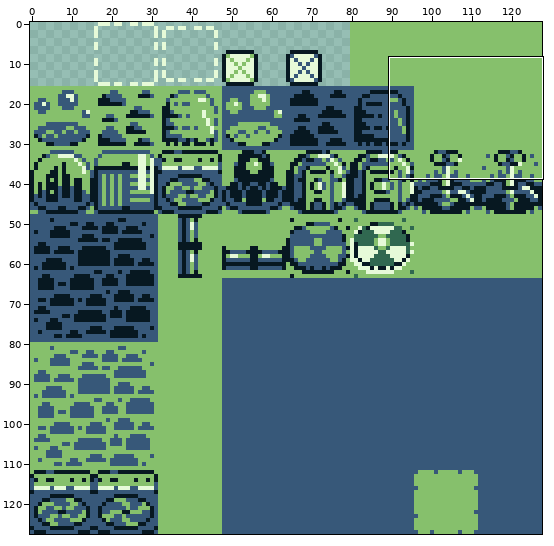
File history of a sprite sheet, map/tileset.png. Above, an overview of the earlier version with the close-up marked.
Close-up. Old version:
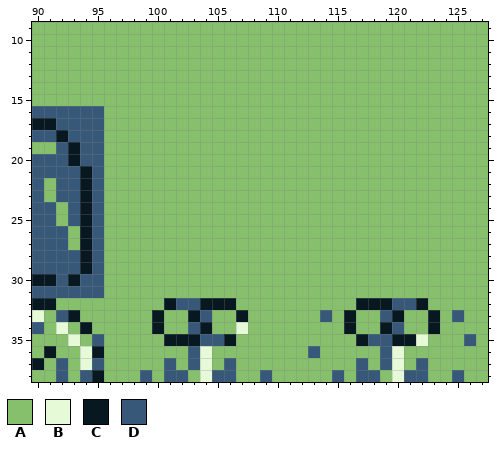
The file is 128x128 pixels. Shown: x 90..127, y 9..38.
Palette (. is transparent): A #86c06c  B #e6fad8  C #071821  D #375879
Pixels before, first column x 90:
 9 AAAAAAAAAAAAAAAAAAAAAAAAAAAAAAAAAAAAAA
10 AAAAAAAAAAAAAAAAAAAAAAAAAAAAAAAAAAAAAA
11 AAAAAAAAAAAAAAAAAAAAAAAAAAAAAAAAAAAAAA
12 AAAAAAAAAAAAAAAAAAAAAAAAAAAAAAAAAAAAAA
13 AAAAAAAAAAAAAAAAAAAAAAAAAAAAAAAAAAAAAA
14 AAAAAAAAAAAAAAAAAAAAAAAAAAAAAAAAAAAAAA
15 AAAAAAAAAAAAAAAAAAAAAAAAAAAAAAAAAAAAAA
16 DDDDDDAAAAAAAAAAAAAAAAAAAAAAAAAAAAAAAA
17 CCDDDDAAAAAAAAAAAAAAAAAAAAAAAAAAAAAAAA
18 DDCDDDAAAAAAAAAAAAAAAAAAAAAAAAAAAAAAAA
19 AADCDDAAAAAAAAAAAAAAAAAAAAAAAAAAAAAAAA
20 DDDCDDAAAAAAAAAAAAAAAAAAAAAAAAAAAAAAAA
21 DDDDCDAAAAAAAAAAAAAAAAAAAAAAAAAAAAAAAA
22 DADDCDAAAAAAAAAAAAAAAAAAAAAAAAAAAAAAAA
23 DADDCDAAAAAAAAAAAAAAAAAAAAAAAAAAAAAAAA
24 DDADCDAAAAAAAAAAAAAAAAAAAAAAAAAAAAAAAA
25 DDADCDAAAAAAAAAAAAAAAAAAAAAAAAAAAAAAAA
26 DDDACDAAAAAAAAAAAAAAAAAAAAAAAAAAAAAAAA
27 DDDACDAAAAAAAAAAAAAAAAAAAAAAAAAAAAAAAA
28 DDDDCDAAAAAAAAAAAAAAAAAAAAAAAAAAAAAAAA
29 DDDDCDAAAAAAAAAAAAAAAAAAAAAAAAAAAAAAAA
30 CCDCDDAAAAAAAAAAAAAAAAAAAAAAAAAAAAAAAA
31 DDDDDDAAAAAAAAAAAAAAAAAAAAAAAAAAAAAAAA
32 CCAAAAAAAAACDDCCCAAAAAAAAAACCCDDCAAAAA
33 BADCAAAAAACAACDAACAAAAAADACAADCAACADAA
34 DABACAAAAACAADCAABAAAAAAAACAACDAACAAAA
35 AAABADAAAAACCCDDCAAAAAAAAAACDDCCBAAADA
36 ACAABCAAAAAAADBAAAAAAAADAAAAADBAAAAAAA
37 CADABDAAAAADADBADAAAAAAAAAADADBADAAAAA
38 AADADCAAADADDABDDAADAAAAADADDABDDAADAA
The same view after the edit:
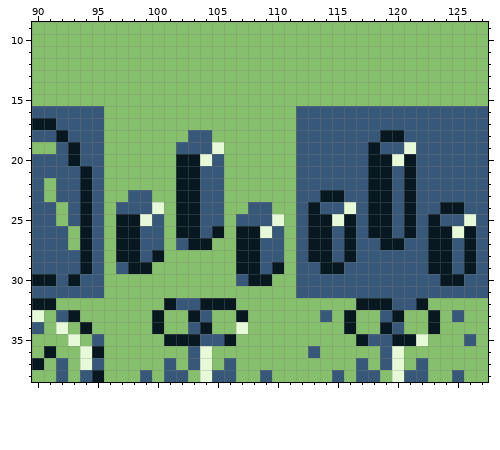
The edit:
Colour A gives way to colour B in row 19 at x 105 and 121; in row 20 at x 104 and 120; in row 24 at x 100 and 116; in row 25 at x 99, 110, 115 and 126; in row 26 at x 109 and 125.
Colour A gives way to colour C in row 18 at x 119 to 120; in row 19 at x 118; in rows 20 to 22 at x 102 to 103, 118 to 119 and 121; in row 23 at x 102 to 103, 114 to 115, 118 to 119 and 121; in row 24 at x 102 to 103, 113, 118 to 119, 121 and 124 to 125; in row 25 at x 97 to 98, 102 to 103, 113 to 114, 116, 118 to 119, 121 and 123.
Colour A gives way to colour C in row 26 at x 97 to 98, 102 to 103, 105, 107 to 108, 113 to 114, 116, 118 to 119, 121, 123 to 124 and 126; in row 27 at x 97 to 98, 103 to 104, 107 to 108, 113 to 114, 116, 119 to 120, 123 to 124 and 126; in row 28 at x 97 to 98, 100, 107 to 108, 113 to 114, 116, 123 to 124 and 126; in row 29 at x 98 to 99, 107 to 108, 110, 114 to 115, 123 to 124 and 126; in row 30 at x 108 to 109 and 124 to 125.
Colour A gives way to colour D in rows 16 to 17 at x 112 to 127; in row 18 at x 103 to 104, 112 to 118 and 121 to 127; in row 19 at x 102 to 104, 112 to 117, 119 to 120 and 122 to 127; in row 20 at x 105, 112 to 117 and 122 to 127; in rows 21 to 22 at x 104 to 105, 112 to 117, 120 and 122 to 127; in row 23 at x 98 to 99, 104 to 105, 112 to 113, 116 to 117, 120 and 122 to 127.
Colour A gives way to colour D in row 24 at x 97 to 99, 104 to 105, 108 to 109, 112, 114 to 115, 117, 120, 122 to 123 and 126 to 127; in row 25 at x 100, 104 to 105, 107 to 109, 112, 117, 120, 122, 124 to 125 and 127; in row 26 at x 99 to 100, 104, 110, 112, 115, 117, 120, 122 and 127; in row 27 at x 99 to 100, 102, 109 to 110, 112, 115, 117 to 118, 121 to 122, 125 and 127; in row 28 at x 99, 109 to 110, 112, 115, 117 to 122, 125 and 127; in row 29 at x 97, 109, 112 to 113, 116 to 122, 125 and 127.
Colour A gives way to colour D in row 30 at x 107, 112 to 123 and 126 to 127; in row 31 at x 112 to 127.
Boxes around the changes in both close-ups, in picture pixels (x1, y1, x2, y2):
changed: (116, 106, 488, 298)
